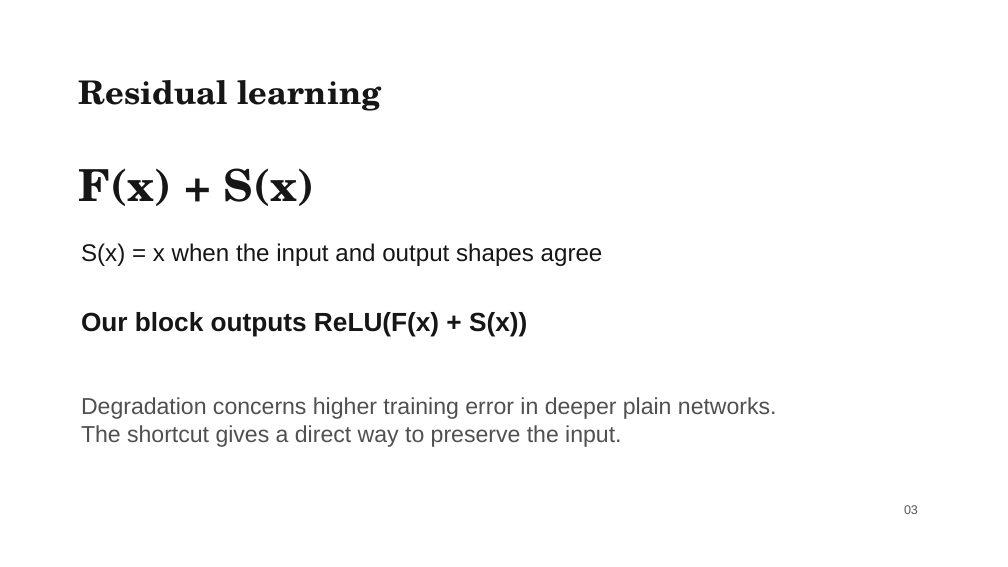
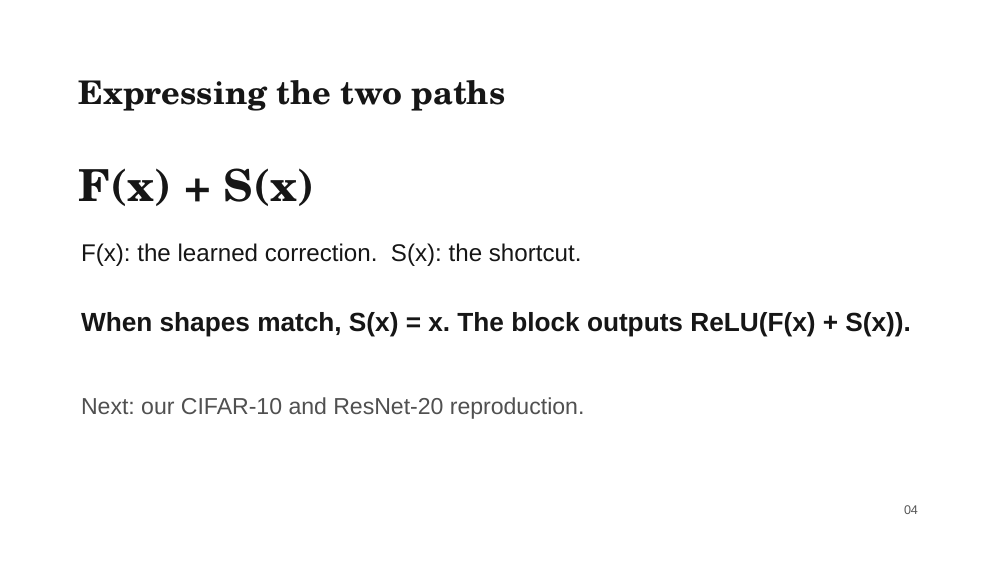
Before and after one commit to liuyanze910-svg/miae01-resnet-replication, a slide deck: slide 4 of docs/slides/week4_a_background_methods.pptx (slide 3 before the commit). Drawn at 1008x567 pixels with LibreOffice and Linux fonts; fonts in the diff are those of the drawing; background and template pictures are left out. Boxes give left, top, right and bottom in pixels: in the first picture for what was removed or moved away, otherwise in the second. Text is boxed around its words. In the diff, an @@ line names an element or a change of style, - is before the commit and + after.

```diff
--- a/docs/slides/week4_a_background_methods.pptx
+++ b/docs/slides/week4_a_background_methods.pptx
@@ text at (x1=79, y1=80, x2=506, y2=111): text changed @@
-Residual learning
+Expressing the two paths
@@ text at (x1=81, y1=243, x2=582, y2=266): text changed @@
-S(x) = x when the input and output shapes agree
+F(x): the learned correction. S(x): the shortcut.
@@ text at (x1=81, y1=312, x2=910, y2=336): text changed @@
-Our block outputs ReLU(F(x) + S(x))
+When shapes match, S(x) = x. The block outputs ReLU(F(x) + S(x)).
@@ text at (x1=81, y1=397, x2=585, y2=419): text changed @@
-Degradation concerns higher training error in deeper plain networks.
-The shortcut gives a direct way to preserve the input.
+Next: our CIFAR-10 and ResNet-20 reproduction.
@@ text at (x1=904, y1=505, x2=918, y2=514): text changed @@
-03
+04
```
Also in this commit, not shown: 2 other slides changed, 1 other file.
